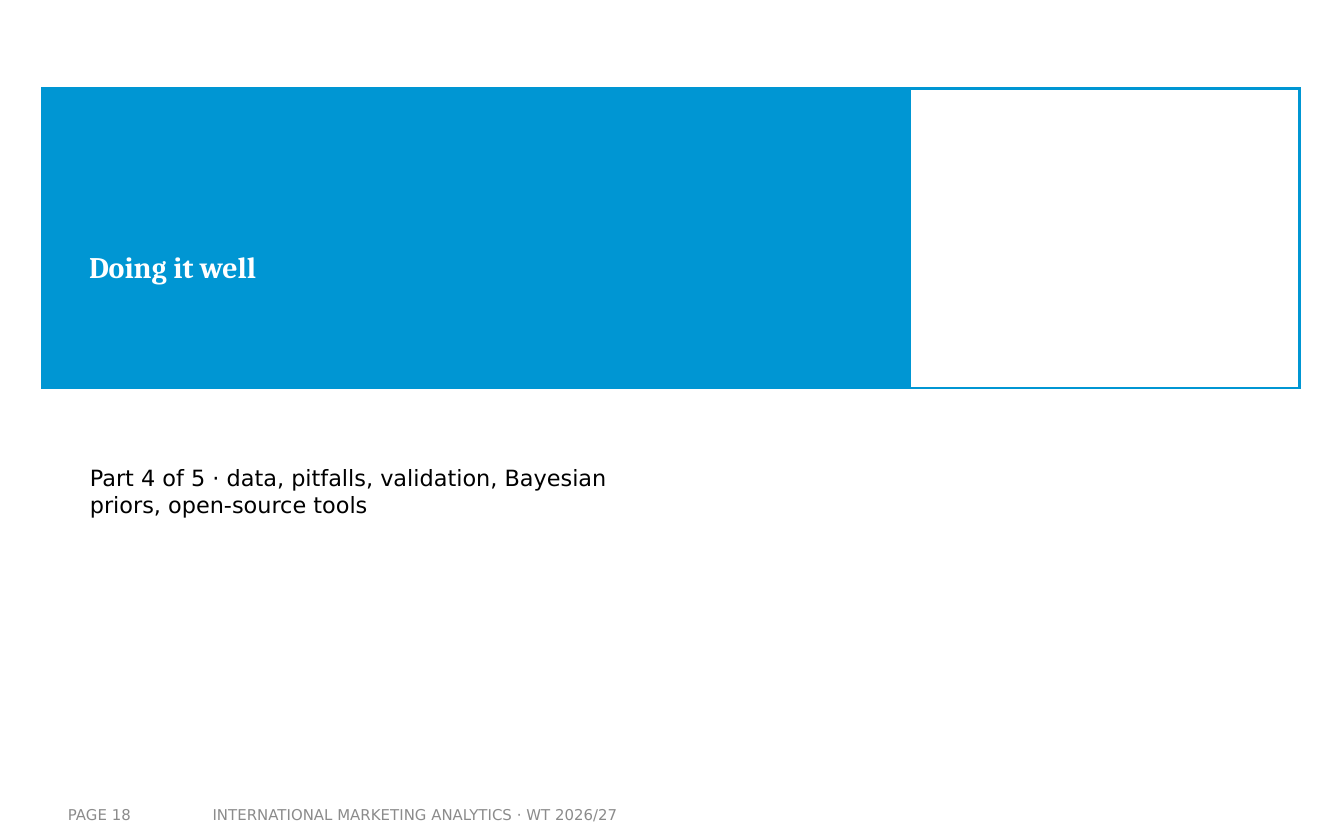
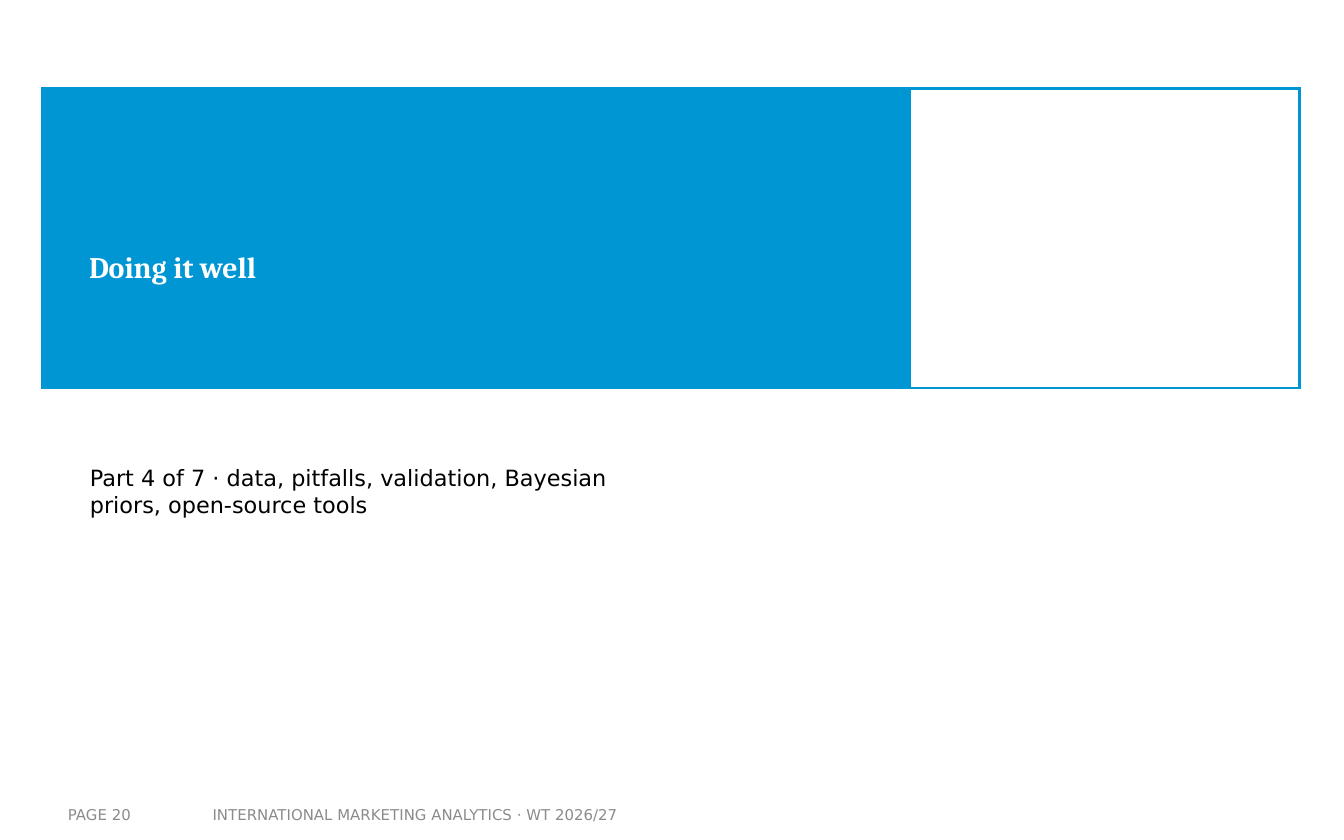
Before and after one commit to arnefloh-wu/International-Marketing-Analytics, a slide deck: slide 20 of slides/02a_intro-to-mmm_WT26-27.pptx (slide 18 before the commit). Drawn at 1344x840 pixels with LibreOffice and Linux fonts; fonts in the diff are those of the drawing; background and template pictures are left out. Boxes give left, top, right and bottom in pixels: in the first picture for what was removed or moved away, otherwise in the second. Text is boxed around its words. In the diff, an @@ line names an element or a change of style, - is before the commit and + after.

```diff
--- a/slides/02a_intro-to-mmm_WT26-27.pptx
+++ b/slides/02a_intro-to-mmm_WT26-27.pptx
@@ text at bbox=[90, 469, 607, 518]: text changed @@
-Part 4 of 5 · data, pitfalls, validation, Bayesian priors, open-source tools
+Part 4 of 7 · data, pitfalls, validation, Bayesian priors, open-source tools
@@ page number at bbox=[68, 809, 131, 820]: text changed @@
-PAGE 18
+PAGE 20
```
Also in this commit, not shown: 5 other slides changed, 16 slides added, 25 other files.
